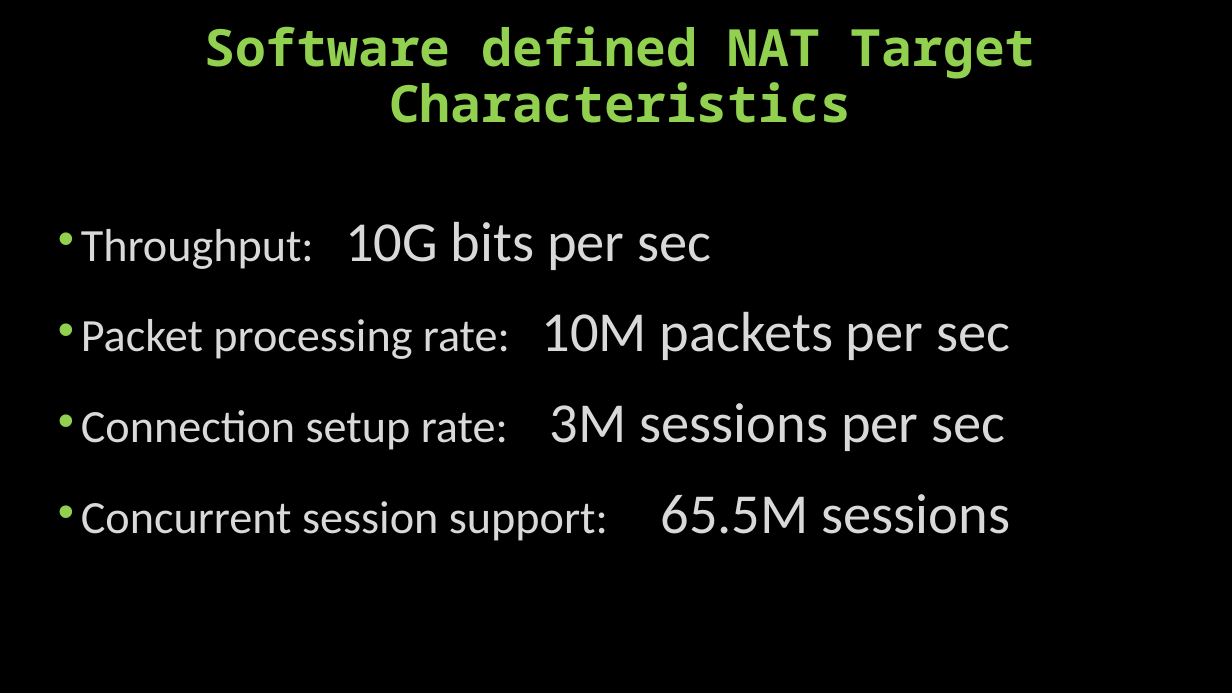
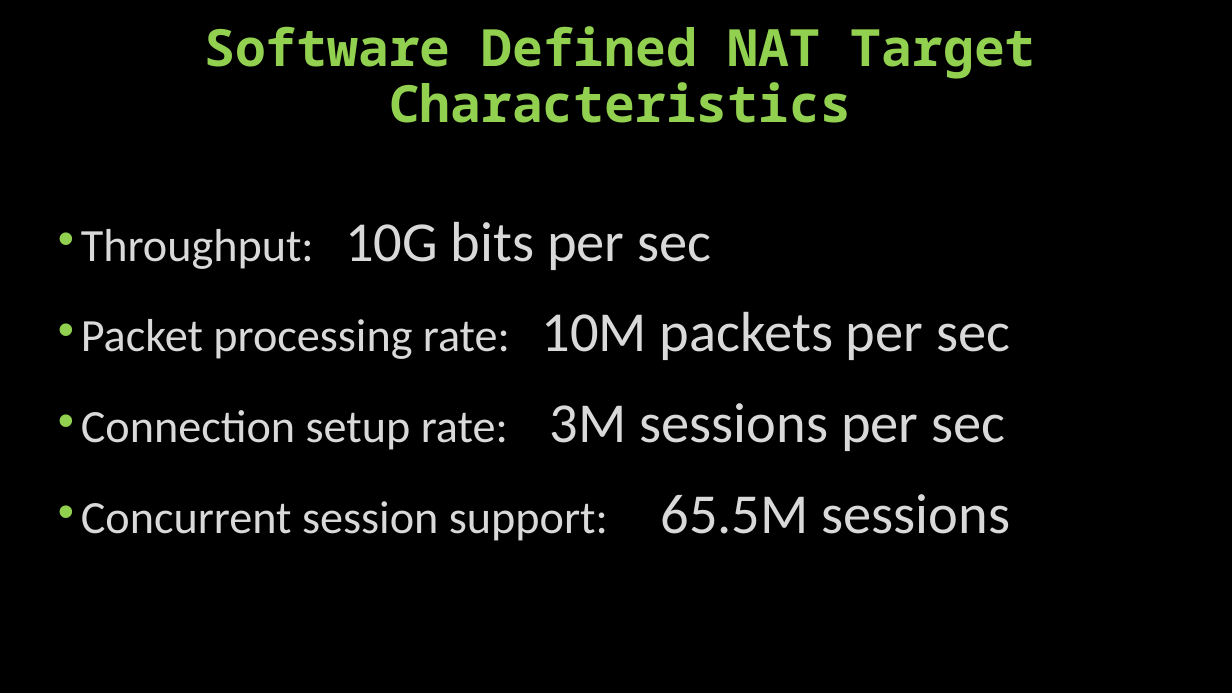
Before and after one commit to denis-plotnikov/nat_results, a slide deck: slide 11 of Network Address Translator presentation.pptx. Drawn at 1232x693 pixels with LibreOffice and Linux fonts; fonts in the diff are those of the drawing. Boxes give left, top, right and bottom in pixels: in the first picture for what was removed or moved away, otherwise in the second. Text is boxed around its words. In the diff, an @@ line names an element or a change of style, - is before the commit and + after.

```diff
--- a/Network Address Translator presentation.pptx
+++ b/Network Address Translator presentation.pptx
@@ text at (204,26,1036,123): text changed @@
-Software defined NAT Target Characteristics
+Software Defined NAT Target Characteristics
```
Also in this commit, not shown: 10 other slides changed, 2 other files.
